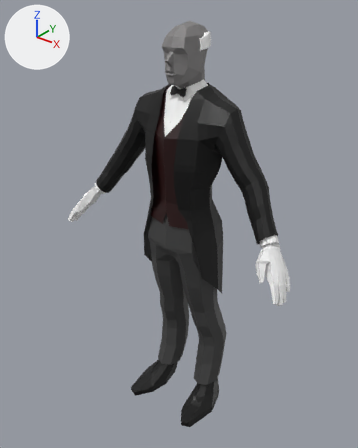
Two versions of the FBX model unity/Basic/Assets/Character_Models/Meshes/Butler.fbx, one commit apart.
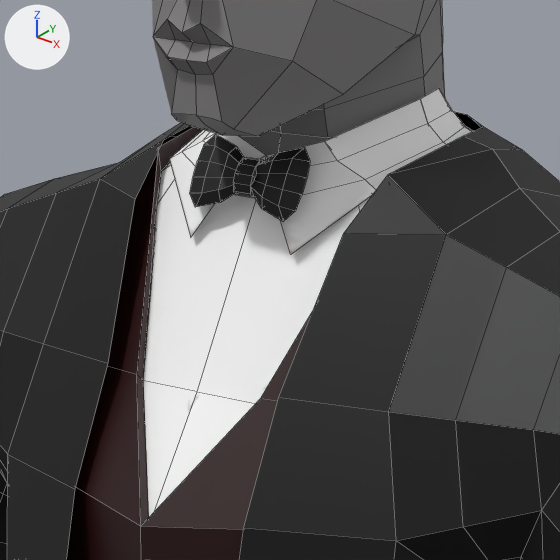
Each version appears first whole from a 50 mm lens placed at (1.414, -1.836, 2.209), pointed at (-0.025, -0.038, 1.094), and next in a close-up on the part from 40% to 62% of the width and 15% to 32% of the height. Every picture has the same lights, and +X, +Y and +Z are marked at upper left. The close-ups show mesh edges as thin lines. Where no turn or scale is listed for an object, it has been applied to the vertices. Vertices at the same position are counted once.

In view in the first close-up: 'Body', 'Bowtie', 'Jacket', 'UnderShirt'.
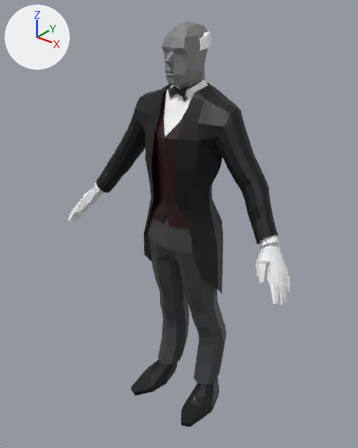
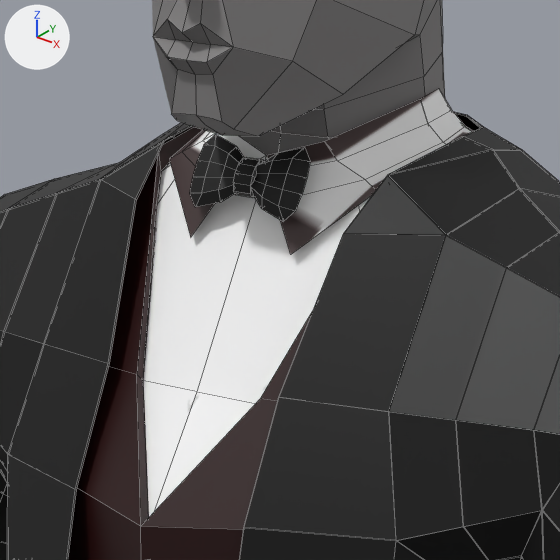
Pixel boxes (x1, y1, x2, y2) of what changed, in the close-ups (560 x 560 px):
part 1 of me_mesh_001, added: after (67, 112, 483, 560)
part 2 of me_mesh_007, surface changed (white to grey): (169, 99, 472, 254) in both

The edits, one by one:
me_mesh_001 is used by ob_jacket; location (0.0, 0.0, 0.0).
me_mesh_001 had 531 vertices, 516 faces and spanned x -0.549..0.549, y -0.191..0.157, z 0.664..1.797.
me_mesh_001 now has 1062 vertices, 1100 faces and spans x -0.549..0.549, y -0.191..0.157, z 0.664..1.797.
me_mesh_001 part 1: 531 vertices added at x -0.548..0.548, y -0.19..0.156, z 0.664..1.797.
me_mesh_007 has 117 vertices, 100 faces and spans x -0.139..0.139, y -0.181..0.108, z 1.147..1.824.
me_mesh_007 is used by ob_undershirt; location (0.0, 0.0, 0.0).
me_mesh_007 part 2: texture (UV) coordinates of 16 of 100 faces, centred in x -0.085..0.085, y -0.066..0.026, z 1.762..1.812, changed; they spanned u 0.23..0.39, v 0.91..0.93 and now span u 0.23..0.39, v 0.9..0.95.
